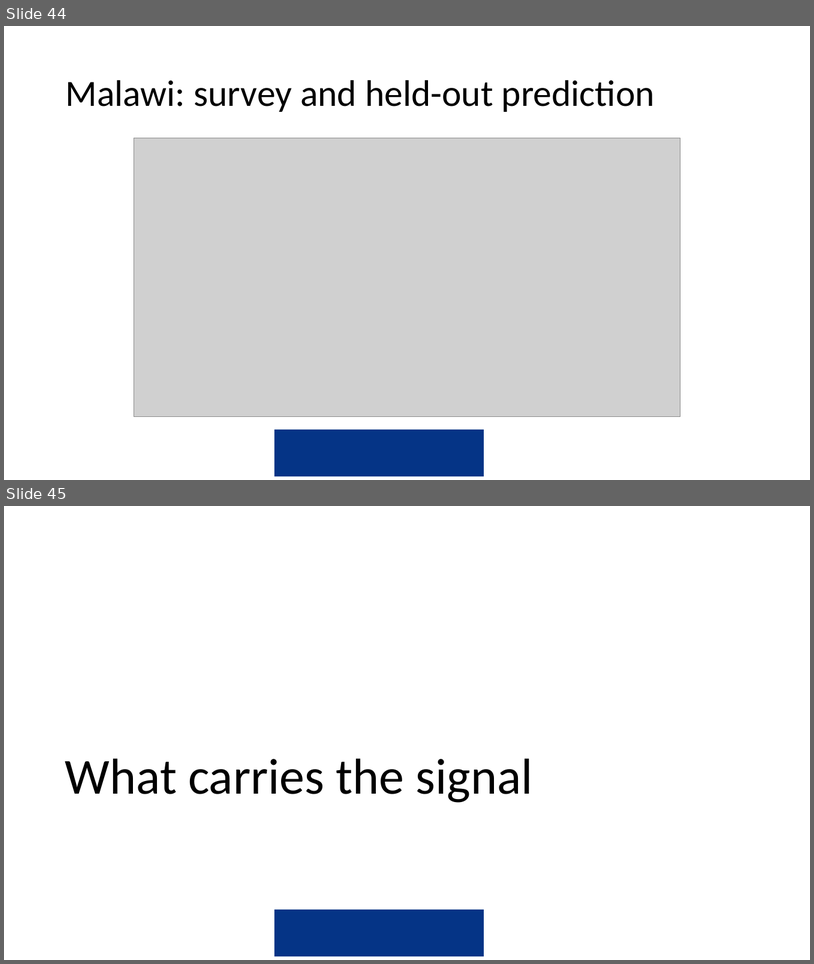
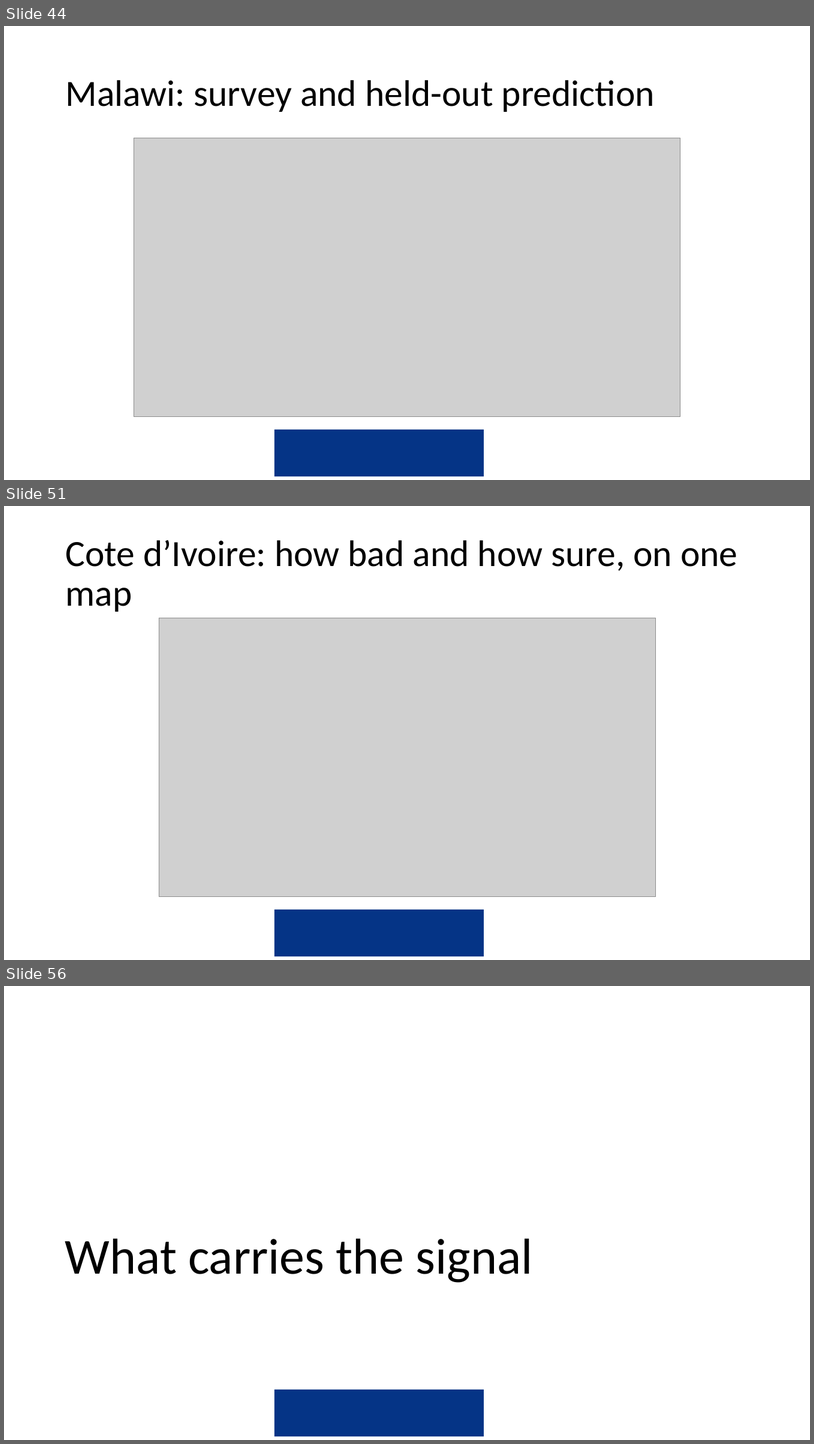
Before and after one commit to amertens/mn-prediction, a slide deck: docs/slides/MN-proxy-full-talk-2026-09.pptx. Shown one above the other, each under a label of ours: slides 44 and 45 before the commit, slides 44, 51 and 56 after it; the slides between them are not shown. The pictures are 814x964 and 814x1444 pixels, drawn with LibreOffice and Linux fonts; fonts in the diff are those of the drawing; grey boxes stand for pictures; background and template pictures are left out. Boxes give left, top, right and bottom in pixels: in the first picture for what was removed or moved away, otherwise in the second. Text is boxed around its words. In the diff, an @@ line names an element or a change of style, - is before the commit and + after.

```diff
--- a/docs/slides/MN-proxy-full-talk-2026-09.pptx
+++ b/docs/slides/MN-proxy-full-talk-2026-09.pptx
@@ slide 51 added at bbox=[4, 506, 810, 960], background #FFFFFF; not listed: 1 template element that a slide beside it also shows @@
@@ title added at bbox=[65, 540, 738, 612], 44 pt, text #000000 @@
+Cote d’Ivoire: how bad and how sure, on one map
@@ picture added at bbox=[159, 618, 656, 896] @@
@@ what was slide 45 is now slide 56 @@
```
Also in this commit, not shown: 10 other slides added, 10 other files.
